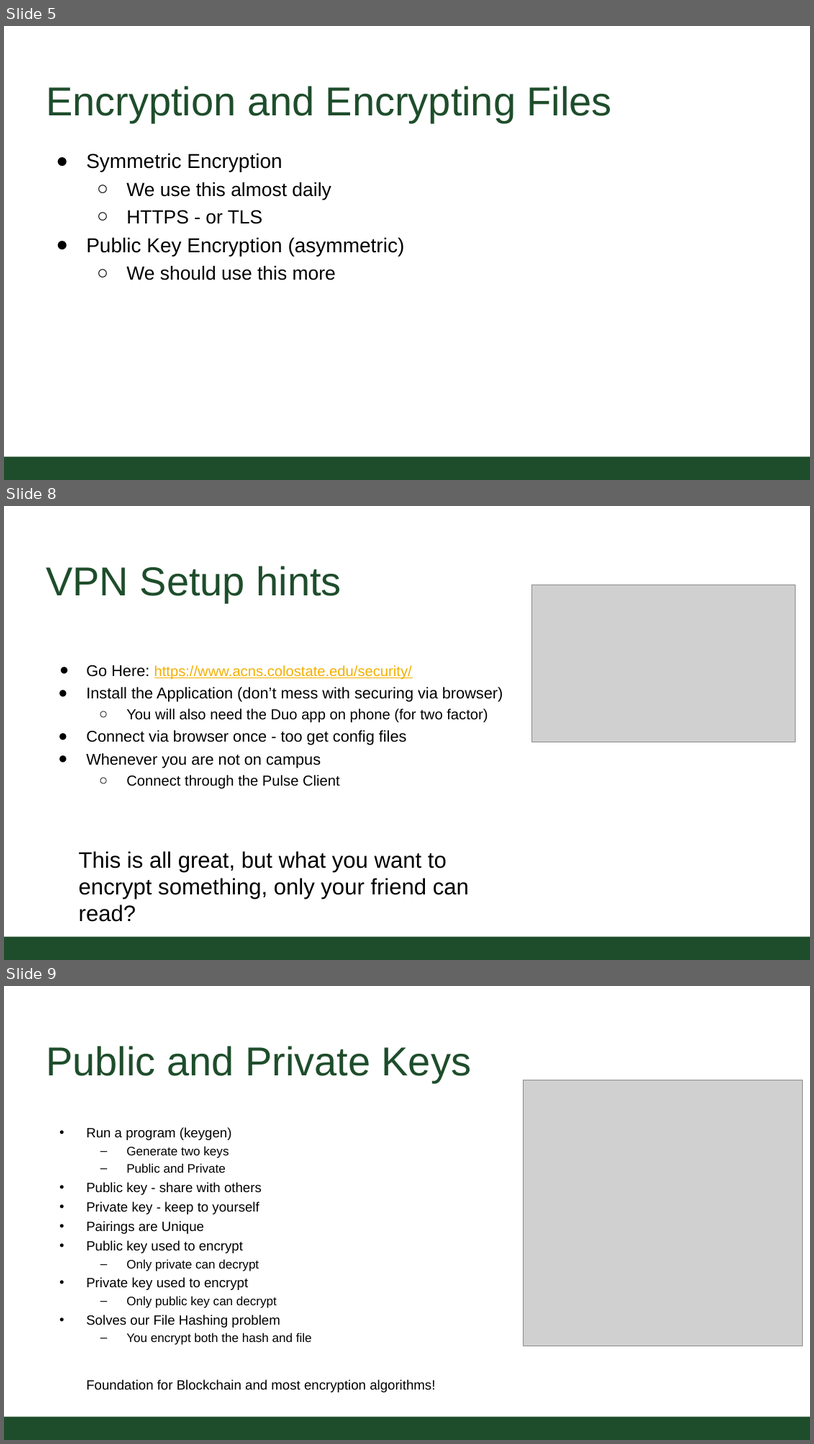
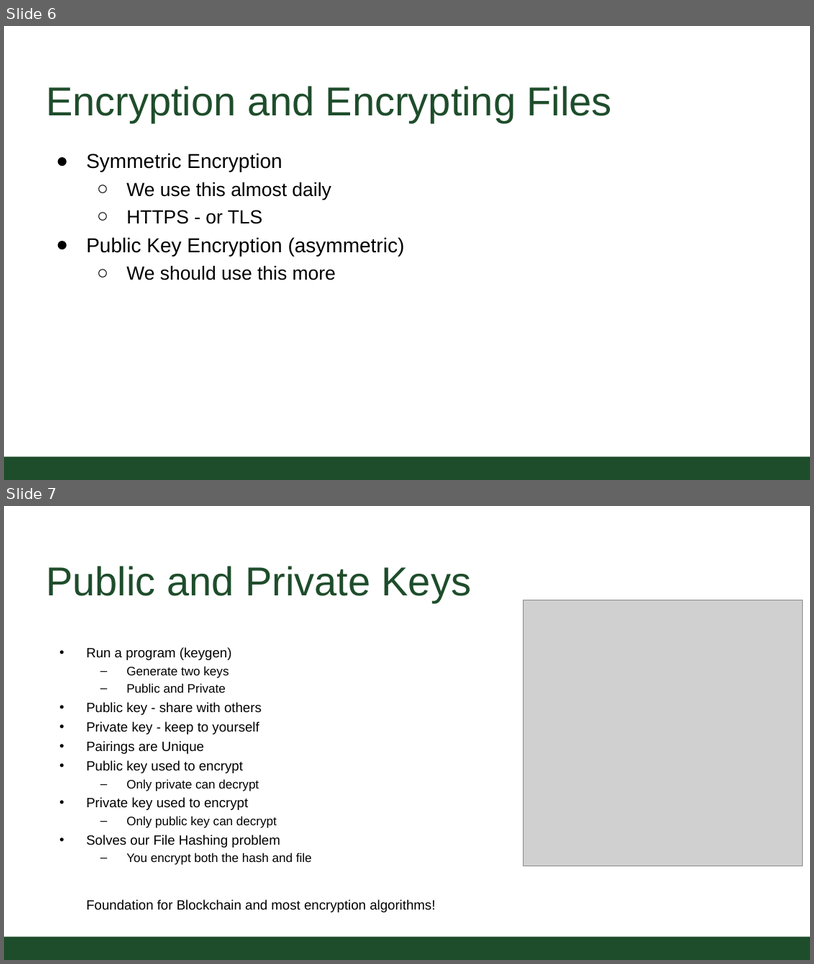
Before and after one commit to CSU-CS150B/handouts, a slide deck: Slides/On-Campus/14_01_BlockChain.pptx. Shown one above the other, each under a label of ours: slides 5, 8 and 9 before the commit, slides 6 and 7 after it; the slides between them are not shown. The pictures are 814x1444 and 814x964 pixels, drawn with LibreOffice and Linux fonts; fonts in the diff are those of the drawing; grey boxes stand for pictures; background and template pictures are left out. Boxes give left, top, right and bottom in pixels: in the first picture for what was removed or moved away, otherwise in the second. Text is boxed around its words. In the diff, an @@ line names an element or a change of style, - is before the commit and + after.

```diff
--- a/Slides/On-Campus/14_01_BlockChain.pptx
+++ b/Slides/On-Campus/14_01_BlockChain.pptx
@@ slide 8 removed at <box>4,506,810,960</box>, background #FFFFFF; not listed: 1 template element that a slide beside it also shows @@
@@ title removed at <box>46,566,342,602</box> @@
-VPN Setup hints
@@ picture removed at <box>532,584,796,741</box> @@
@@ text removed at <box>86,665,503,789</box> @@
-● Go Here: https://www.acns.colostate.edu/security/
-● Install the Application (don’t mess with securing via browser)
-  ○ You will also need the Duo app on phone (for two factor)
-● Connect via browser once - too get config files
-● Whenever you are not on campus
-  ○ Connect through the Pulse Client
@@ text removed at <box>79,851,469,898</box> @@
-This is all great, but what you want to encrypt something, only your friend can read?
@@ what was slide 5 is now slide 6 @@
@@ what was slide 9 is now slide 7 @@
```
Also in this commit, not shown: 1 slide changed, 5 slides added, 2 other slides removed.
